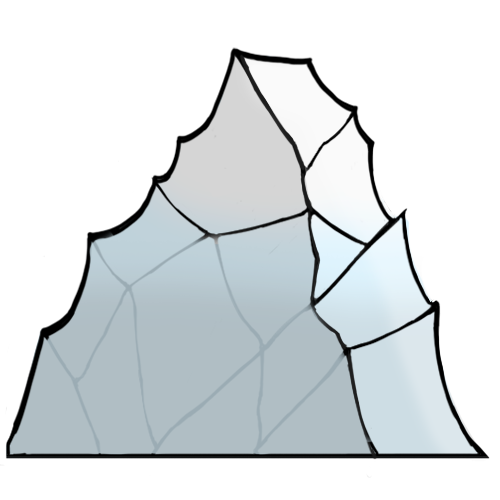
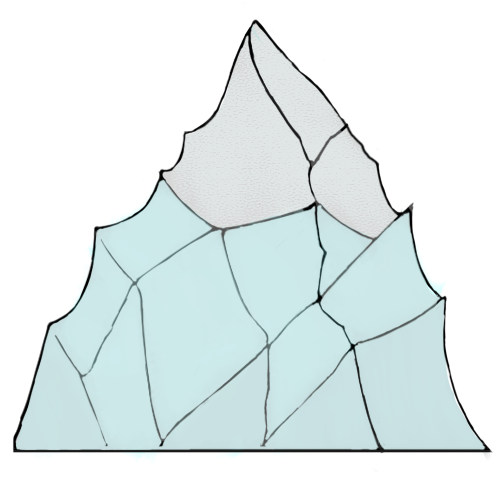
Layered file, before and after one edit (500x500). Changes by layer:
added layer "Layer 19" (soft light, 66%) in group "Group 3" over [37, 176, 492, 465]
"Layer 11": blend normal → difference, moved it above "Group 2 (merged)", painted on it over [11, 28, 494, 478]
painted on "Group 2 (merged)" (2nd of 2, in "Group 3") over [2, 16, 494, 478]
"Layer 13": opacity 26% → 100%, moved it above "Layer 15", painted on it over [0, 225, 494, 476]
"Layer 15": opacity 63% → 12%, blend soft light → overlay, painted on it over [18, 57, 494, 478]
moved "Layer 17" above "Layer 14", painted on it over [20, 57, 447, 464]
hid "Layer 14", opacity 14% → 100%, blend darken → normal, painted on it over [0, 53, 474, 478]
showed "Layer 12", painted on it over [14, 23, 486, 465]
showed "Layer 16", opacity 59% → 36%, blend soft light → hard light, moved it above "Layer 10", painted on it over [0, 16, 426, 478]
showed "Layer 10", painted on it over [7, 3, 489, 472]
hid "Layer 9", painted on it over [0, 3, 494, 478]
